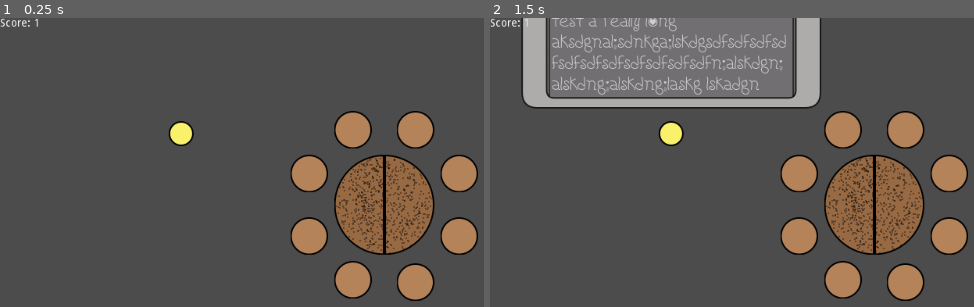
Above: before the commit, frames 1-2 (left to right).
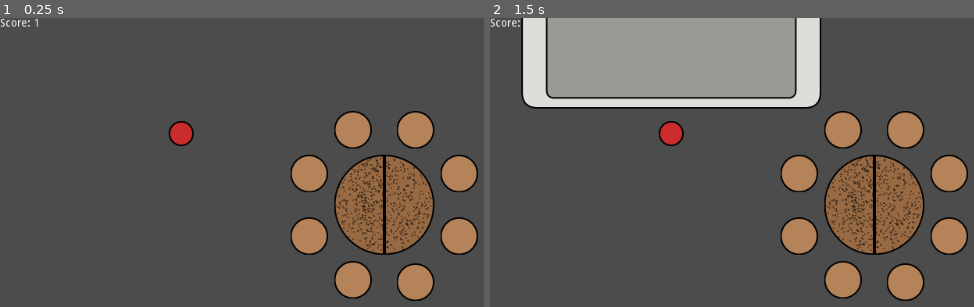
Above: after the commit, the same moments.

Repository: KoryB/ld54-limited-space
Game: Godot game, scene res://level/TestLevel.tscn
Two runs of this game, one before a commit and one after it. Both use one fixed random seed, a clock stepped at 60 frames per second and the inputs below.
Inputs (mouse positions are in pixels of both pictures, inside the frame that each line leads up to):
- Up to frame 1 (0.25 s): no input
- Up to frame 2 (1.5 s): tap Enter at 0.5 s; click (outside the picture) at 0.6 s; tap Space at 1.25 s; move the mouse to (669, 133) at 1.27 s; click (669, 133) at 1.35 s

The runs differ from the first frame. In frame 1, 0.3% of the frame differs, in the area x 35-40%, y 35-44%; in frame 2, 17%, in the area x 6-69%, y 0-44%.

Commit message:
Fixed up gui and added guest shapes and colors

Diff:
--- a/project.godot
+++ b/project.godot
@@ -39,6 +39,11 @@
 "language": "GDScript",
 "path": "res://scripts/node2d_draggable.gd"
 }, {
+"base": "Control",
+"class": "PreferenceGui",
+"language": "GDScript",
+"path": "res://scene/guest/gui/preference_gui.gd"
+}, {
 "base": "Node2D",
 "class": "Seat",
 "language": "GDScript",
@@ -61,6 +66,7 @@
 "Neighbors": "",
 "NeighborsFactory": "",
 "Node2dDraggable": "",
+"PreferenceGui": "",
 "Seat": "",
 "TablePreference": "",
 "TableWithSeats": ""
@@ -95,6 +101,7 @@
 pan_click={
 "deadzone": 0.5,
 "events": [ Object(InputEventMouseButton,"resource_local_to_scene":false,"resource_name":"","device":0,"alt":false,"shi …(212 unchanged characters)…
+, Object(InputEventMouseButton,"resource_local_to_scene":false,"resource_name":"","device":0,"alt":false,"shift":false,"control":false,"meta":false,"command":false,"button_mask":0,"position":Vector2( 0, 0 ),"global_position":Vector2( 0, 0 ),"factor":1.0,"button_index":3,"pressed":false,"doubleclick":false,"script":null)
  ]
 }
 
--- a/scene/guest/guest.gd
+++ b/scene/guest/guest.gd
@@ -1,8 +1,14 @@
+tool
 class_name Guest
 
 extends Node2dDraggable
 
 # Font: https://www.fontspace.com/honeybee-font-f17702
+
+enum ShapeType { CIRCLE, SQUARE, TRIANGLE }
+
+export(ShapeType) var shape_type := ShapeType.CIRCLE
+export(Color, RGB) var color := Color.white
 
 onready var preferences := $Preferences.get_children()
 
@@ -12,9 +18,14 @@
 func _ready():
 	get_node("PreferenceGui/ScrollContainer").get_v_scrollbar().rect_scale.x = 0
 
+	update_sprite()
+
 
 func _process(_delta: float):
-	$PreferenceGui.visible = self.should_show_gui()
+	if Engine.editor_hint:
+		update_sprite()
+	else:
+		$PreferenceGui.visible = self.should_show_gui()
 
 
 func calculate_score(neighbors: Neighbors) -> float:
@@ -31,22 +42,38 @@
 
 
 func on_press(mouse_position: Vector2):
-	self.modulate.a = 0.5
+	$Sprite.modulate.a = 0.5
 
 	.on_press(mouse_position)
 
 
 func on_release():
-	self.modulate.a = 1.0
+	$Sprite.modulate.a = 1.0
 
 	.on_release()
 
 
 func on_click():
 	self.is_gui_toggle = not self.is_gui_toggle
+	$PreferenceGui.modulate.a = 1.0 if self.is_gui_toggle else 0.6666
 
 	.on_click()
 
 
+func update_sprite():
+	$Sprite/Triangle.visible = false
+	$Sprite/Square.visible = false
+	$Sprite/Circle.visible = false
+
+	if shape_type == ShapeType.CIRCLE:
+		$Sprite/Circle.visible = true
+	elif shape_type == ShapeType.SQUARE:
+		$Sprite/Square.visible = true
+	elif shape_type == ShapeType.Triangle:
+		$Sprite/Triangle.visible = true
+
+	$Sprite.modulate = color
+
+
 func should_show_gui():
 	return self.is_gui_toggle or $DragArea.is_mouse_hover
--- a/scene/guest/guest.tscn
+++ b/scene/guest/guest.tscn
@@ -1,13 +1,12 @@
-[gd_scene load_steps=12 format=2]
+[gd_scene load_steps=10 format=2]
 
 [ext_resource path="res://scene/guest/circle.png" type="Texture" id=1]
 [ext_resource path="res://scripts/area2d_draggable.gd" type="Script" id=2]
 [ext_resource path="res://scene/guest/guest.gd" type="Script" id=3]
 [ext_resource path="res://scene/guest/preference/guest_preference.gd" type="Script" id=4]
-[ext_resource path="res://scene/guest/gui/background.png" type="Texture" id=5]
-[ext_resource path="res://scene/guest/gui/font_data.tres" type="DynamicFontData" id=6]
-[ext_resource path="res://scene/guest/gui/preference_font.tres" type="DynamicFont" id=7]
-[ext_resource path="res://scene/guest/gui/preference_stylebox.tres" type="StyleBox" id=8]
+[ext_resource path="res://scene/guest/gui/preference_gui.tscn" type="PackedScene" id=5]
+[ext_resource path="res://scene/guest/square.png" type="Texture" id=6]
+[ext_resource path="res://scene/guest/triangle.png" type="Texture" id=7]
 
 [sub_resource type="CircleShape2D" id=1]
 radius = 20.0
@@ -15,88 +14,44 @@
 [sub_resource type="CircleShape2D" id=2]
 radius = 16.0
 
-[sub_resource type="DynamicFont" id=3]
-size = 32
-font_data = ExtResource( 6 )
-
 [node name="Guest" type="Node2D"]
 script = ExtResource( 3 )
+color = Color( 0.788235, 0.176471, 0.176471, 1 )
 
 [node name="Preferences" type="Node" parent="."]
 
 [node name="Node" type="Node" parent="Preferences"]
 script = ExtResource( 4 )
 
-[node name="Sprite" type="Sprite" parent="."]
+[node name="Sprite" type="Node2D" parent="."]
+modulate = Color( 0.788235, 0.176471, 0.176471, 1 )
+
+[node name="Circle" type="Sprite" parent="Sprite"]
 texture = ExtResource( 1 )
 
+[node name="Square" type="Sprite" parent="Sprite"]
+visible = false
+texture = ExtResource( 6 )
+
+[node name="Triangle" type="Sprite" parent="Sprite"]
+visible = false
+position = Vector2( 0, -6 )
+texture = ExtResource( 7 )
+
 [node name="DragArea" type="Area2D" parent="."]
+visible = false
 script = ExtResource( 2 )
 
 [node name="CollisionShape2D" type="CollisionShape2D" parent="DragArea"]
 shape = SubResource( 1 )
 
 [node name="SeatArea" type="Area2D" parent="."]
+visible = false
 input_pickable = false
 
 [node name="CollisionShape2D" type="CollisionShape2D" parent="SeatArea"]
 shape = SubResource( 2 )
 
-[node name="PreferenceGui" type="Control" parent="."]
+[node name="PreferenceGui" parent="." instance=ExtResource( 5 )]
 modulate = Color( 1, 1, 1, 0.666667 )
-margin_left = -192.0
-margin_top = -288.0
-margin_right = 192.0
-margin_bottom = -32.0
-
-[node name="Background" type="TextureRect" parent="PreferenceGui"]
-anchor_right = 1.0
-anchor_bottom = 1.0
-texture = ExtResource( 5 )
-
-[node name="Name" type="Label" parent="PreferenceGui"]
-anchor_left = 0.237
-anchor_top = 0.066
-anchor_right = 0.763
-anchor_bottom = 0.191
-margin_left = -0.00801086
-margin_top = 0.104
-margin_right = 0.00799561
-margin_bottom = 0.103996
-custom_fonts/font = SubResource( 3 )
-text = "Hector"
-align = 1
-
-[node name="ScrollContainer" type="ScrollContainer" parent="PreferenceGui"]
-anchor_left = 0.104
-anchor_top = 0.27
-anchor_right = 0.104
-anchor_bottom = 0.27
-margin_left = -4.936
-margin_top = -1.12
-margin_right = 321.064
-margin_bottom = 171.88
-scroll_horizontal_enabled = false
-
-[node name="PreferenceContainer" type="VBoxContainer" parent="PreferenceGui/ScrollContainer"]
-margin_right = 314.0
-margin_bottom = 253.0
-size_flags_horizontal = 3
-size_flags_vertical = 3
-
-[node name="Label" type="Label" parent="PreferenceGui/ScrollContainer/PreferenceContainer"]
-margin_right = 314.0
-margin_bottom = 30.0
-custom_fonts/font = ExtResource( 7 )
-custom_styles/normal = ExtResource( 8 )
-text = "I want to be with my friends :)"
-autowrap = true
-
-[node name="Label2" type="Label" parent="PreferenceGui/ScrollContainer/PreferenceContainer"]
-margin_top = 34.0
-margin_right = 314.0
-margin_bottom = 253.0
-custom_fonts/font = ExtResource( 7 )
-custom_styles/normal = ExtResource( 8 )
-text = "I wish I had some friends... let's test a really long aksdgnal;sdnkga;lskdgsdfsdfsdfsdfsdfsdfsdfsdfsdfsdfsdfn;alskdgn;alskdng;alskdng;laskg lskadgn aslkdgn salkdgn alksdn galksdn glaksn dglkasn dglkasn dglkasn dglkas ndglkans dgl"
-autowrap = true
+preferences_path = NodePath("../Preferences")
--- /dev/null
+++ b/scene/guest/gui/data/font_data.tres
@@ -0,0 +1,4 @@
+[gd_resource type="DynamicFontData" format=2]
+
+[resource]
+font_path = "res://scene/guest/gui/data/Honeybeeregular-MG0p.ttf"
--- a/scene/guest/gui/preference_font.tres
+++ b/scene/guest/gui/data/preference_font.tres
@@ -1,6 +1,6 @@
 [gd_resource type="DynamicFont" load_steps=2 format=2]
 
-[ext_resource path="res://scene/guest/gui/font_data.tres" type="DynamicFontData" id=1]
+[ext_resource path="res://scene/guest/gui/data/font_data.tres" type="DynamicFontData" id=1]
 
 [resource]
 size = 24
--- a/scene/guest/gui/font_data.tres
+++ /dev/null
@@ -1,4 +0,0 @@
-[gd_resource type="DynamicFontData" format=2]
-
-[resource]
-font_path = "res://scene/guest/gui/Honeybeeregular-MG0p.ttf"
--- /dev/null
+++ b/scene/guest/gui/preference_gui.gd
@@ -0,0 +1,22 @@
+class_name PreferenceGui
+
+extends Control
+
+var PreferenceLabelScene := preload("res://scene/guest/gui/preference_label.tscn")
+
+export var preferences_path: NodePath
+var preferences: Array
+
+
+# Called when the node enters the scene tree for the first time.
+func _ready():
+	preferences = get_node(preferences_path).get_children()
+	populate_preferences()
+
+
+func populate_preferences():
+	for preference in preferences:
+		var label = PreferenceLabelScene.instance()
+		label.text = preference.text
+
+		get_node("%PreferenceContainer").add_child(label)
--- /dev/null
+++ b/scene/guest/gui/preference_gui.tscn
@@ -0,0 +1,106 @@
+[gd_scene load_steps=5 format=2]
+
+[ext_resource path="res://scene/guest/gui/data/background.png" type="Texture" id=1]
+[ext_resource path="res://scene/guest/gui/data/font_data.tres" type="DynamicFontData" id=2]
+[ext_resource path="res://scene/guest/gui/preference_gui.gd" type="Script" id=3]
+
+[sub_resource type="DynamicFont" id=3]
+size = 32
+font_data = ExtResource( 2 )
+
+[node name="PreferenceGui" type="Control"]
+modulate = Color( 1, 1, 1, 0.666667 )
+margin_left = -192.0
+margin_top = -288.0
+margin_right = 192.0
+margin_bottom = -32.0
+script = ExtResource( 3 )
+
+[node name="Background" type="TextureRect" parent="."]
+anchor_right = 1.0
+anchor_bottom = 1.0
+texture = ExtResource( 1 )
+
+[node name="Name" type="Label" parent="."]
+anchor_left = 0.237
+anchor_top = 0.066
+anchor_right = 0.763
+anchor_bottom = 0.191
+margin_left = -0.00801086
+margin_top = 0.104
+margin_right = 0.00799561
+margin_bottom = 0.103996
+custom_fonts/font = SubResource( 3 )
+text = "Hector"
+align = 1
+
+[node name="ScrollContainer" type="ScrollContainer" parent="."]
+anchor_left = 0.104
+anchor_top = 0.27
+anchor_right = 0.104
+anchor_bottom = 0.27
+margin_left = -4.936
+margin_top = -1.12
+margin_right = 321.064
+margin_bottom = 171.88
+scroll_horizontal_enabled = false
+
+[node name="VBoxContainer" type="VBoxContainer" parent="ScrollContainer"]
+margin_right = 314.0
+margin_bottom = 749.0
+size_flags_horizontal = 3
+
+[node name="PreferenceContainer" type="VBoxContainer" parent="ScrollContainer/VBoxContainer"]
+unique_name_in_owner = true
+margin_right = 314.0
+size_flags_horizontal = 3
+size_flags_vertical = 3
+
+[node name="Label" type="Label" parent="ScrollContainer/VBoxContainer"]
+margin_top = 4.0
+margin_right = 314.0
+margin_bottom = 749.0
+text = "
+
+
+
+
+
+
+
+
+
+
+
+
+
+
+
+
+
+
+
+
+
+
+
+
+
+
+
+
+
+
+
+
+
+
+
+
+
+
+
+
+
+
+"
--- /dev/null
+++ b/scene/guest/gui/preference_label.tscn
@@ -0,0 +1,12 @@
+[gd_scene load_steps=3 format=2]
+
+[ext_resource path="res://scene/guest/gui/data/preference_stylebox.tres" type="StyleBox" id=1]
+[ext_resource path="res://scene/guest/gui/data/preference_font.tres" type="DynamicFont" id=2]
+
+[node name="PreferenceLabel" type="Label"]
+margin_right = 314.0
+margin_bottom = 30.0
+custom_fonts/font = ExtResource( 2 )
+custom_styles/normal = ExtResource( 1 )
+text = "Anywhere is fine with me!"
+autowrap = true
--- a/scene/guest/preference/guest_preference.gd
+++ b/scene/guest/preference/guest_preference.gd
@@ -1,6 +1,10 @@
 class_name GuestPreference
 
 extends Node
+
+
+export var text := "I'm fine anywhere, thanks :)"
+
 
 # Called when the node enters the scene tree for the first time.
 func _ready():
Binary file changed: scene/guest/circle.png
Renamed: scene/guest/gui/Honeybeeregular-MG0p.ttf -> scene/guest/gui/data/Honeybeeregular-MG0p.ttf
Renamed: scene/guest/gui/background.png -> scene/guest/gui/data/background.png
Not shown, changed: scene/guest/gui/data/background.png.import
Renamed: scene/guest/gui/label_background.png -> scene/guest/gui/data/label_background.png
Not shown, added: scene/guest/gui/data/label_background.png.import
Renamed: scene/guest/gui/preference_stylebox.tres -> scene/guest/gui/data/preference_stylebox.tres
Binary file added: scene/guest/square.png
Not shown, changed: scene/guest/square.png.import
Binary file added: scene/guest/triangle.png
Not shown, added: scene/guest/triangle.png.import
